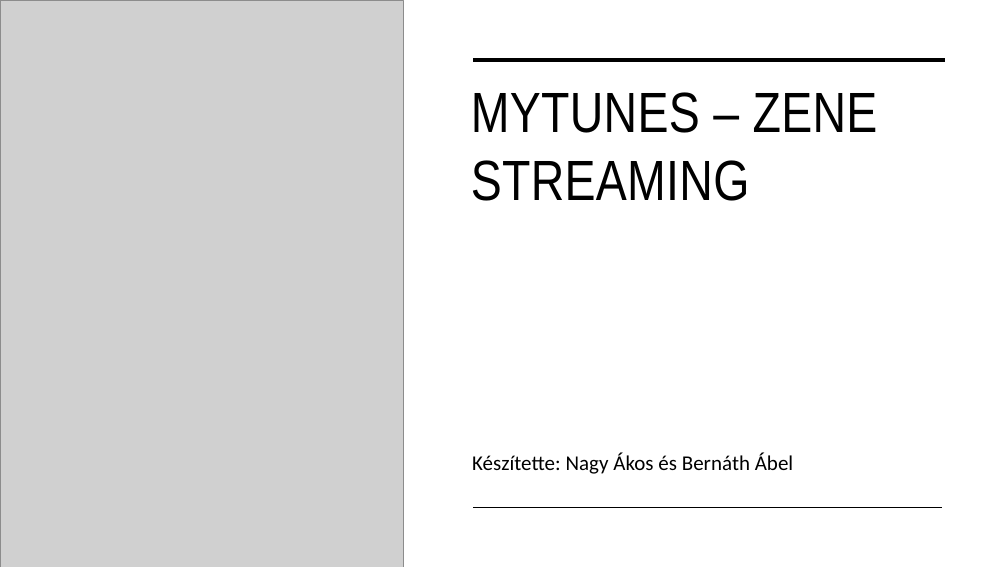
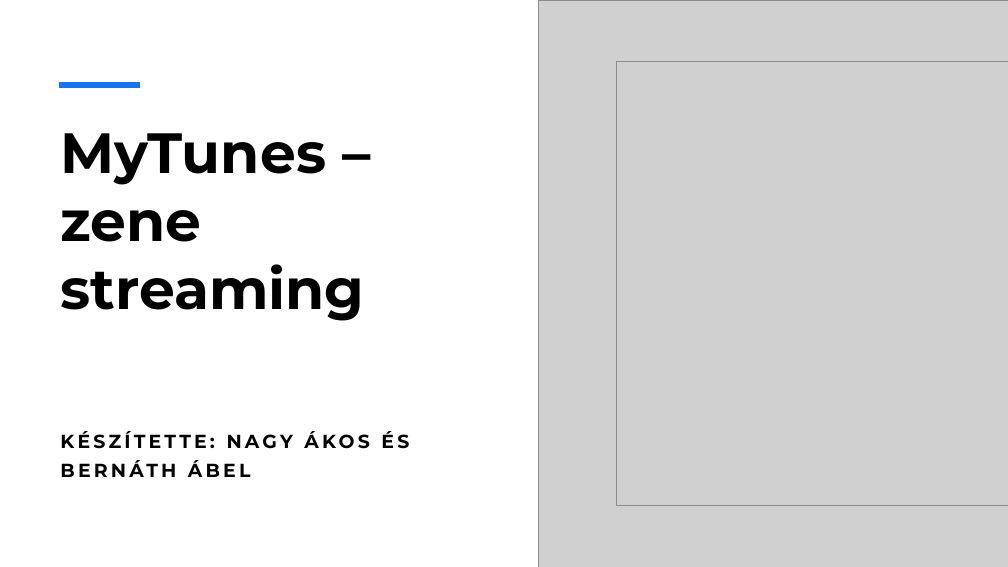
Before and after one commit to Hubblika/MyTunes, a slide deck: slide 1 of documentation/mytunes presentation.pptx. Drawn at 1008x567 pixels with LibreOffice and Linux fonts; fonts in the diff are those of the drawing; grey boxes stand for pictures; background and template pictures are left out. Boxes give left, top, right and bottom in pixels: in the first picture for what was removed or moved away, otherwise in the second. Text is boxed around its words. In the diff, an @@ line names an element or a change of style, - is before the commit and + after.

```diff
--- a/documentation/mytunes presentation.pptx
+++ b/documentation/mytunes presentation.pptx
@@ picture removed at (x1=0, y1=0, x2=403, y2=567) @@
@@ picture added at (x1=538, y1=0, x2=1008, y2=567) @@
@@ line added from (60, 85) to (141, 85), #1973EB 6 pt @@
@@ line removed from (473, 60) to (945, 60) @@
@@ picture added at (x1=617, y1=61, x2=1008, y2=506) @@
@@ title at (x1=60, y1=133, x2=364, y2=321): text changed; font Arial Narrow to Montserrat; bold on @@
-MYTUNES – ZENE STREAMING
+MyTunes – zene streaming
@@ subtitle at (x1=60, y1=431, x2=409, y2=477): text changed; size 20 to 18 pt; font Calibri to Montserrat; bold on @@
-Készítette: Nagy Ákos és Bernáth Ábel
+KÉSZÍTETTE: NAGY ÁKOS ÉS BERNÁTH ÁBEL
@@ line removed from (473, 507) to (942, 507) @@
```
Also in this commit, not shown: 5 slides added, 1 other file.
